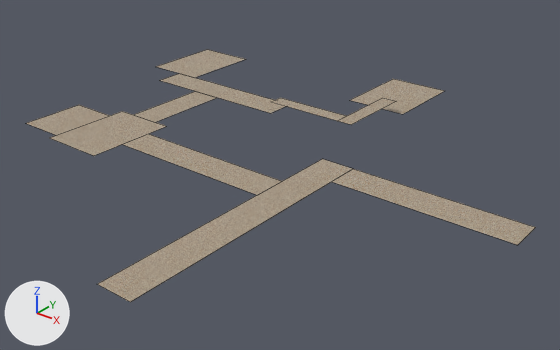
Renders of the FBX model Assets/Level_Design/Models/PrototypeLevels/Level1/Level1Ground.fbx from each side of a commit.
Before and after are seen from a camera (50 mm lens) standing at (-55.6, -81.9, 35.2) and looking at (-104.6, -20.7, -2.7). Lighting does not change. The marker at lower left points along +X, +Y and +Z. Mesh edges are drawn as thin lines. Where no turn or scale is listed for an object, it has been applied to the vertices. Vertices at the same position are counted once.

Before the edit, the objects in view are built like this:
```python
me_plane_032 = bpy.data.meshes.new('Plane.032')
me_plane_032.from_pydata(...)  # 42 vertices, 11 faces; spans x -62.0..0.0, y -27.0..32.0, z 0.0..1.5
me_plane_032.materials.append(mat_level1floormain)  # picture img_tiles110_1k_png_color_png
# before: 4 (-20.0, 0.0, 0.0) at pixel (331, 181), 5 (0.0, 0.0, 0.0) at pixel (517, 245), 6 (-20.0, 4.0, 0.0) at pixel (353, 168), 7 (0.0, 4.0, 0.0) at pixel (535, 227)
ob_level1floor = bpy.data.objects.new('Level1Floor', me_plane_032)
ob_level1floor.location = (-76.0, -23.0, 0.0)
```
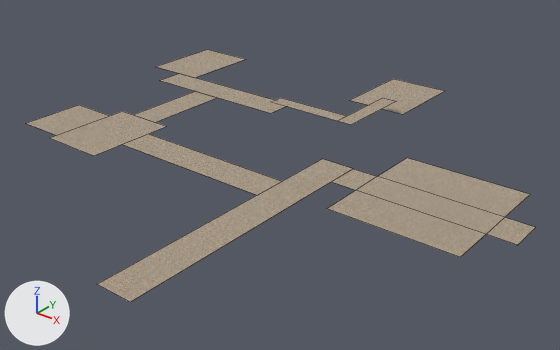
The newer file is also turned or shifted as a whole; pictures and numbers use the older file's frame.

Where the change shows, as pixel boxes (x1, y1, x2, y2) in the pictures (560 x 350 px):
part 1 of me_plane_032, built on: before (332, 169, 536, 245); after (327, 158, 536, 257)

Edits to the bpy script that builds the scene:
```text
Change me_plane_032:
    used by ob_level1floor; location = (-76.0, -23.0, 0.0)
    verts and faces of me_plane_032; kept vertices keep their numbers, new ones are numbered from 42
    remove me_plane_032.from_pydata(...)  # 42 vertices, 11 faces; spans x -62.0..0.0, y -27.0..32.0, z 0.0..1.5
    add me_plane_032.from_pydata(...)  # 50 vertices, 15 faces; spans x -62.0..0.0, y -27.0..32.0, z 0.0..1.5
    me_plane_032 part 1
    add delete_faces([(4, 5, 7, 6)])
    add verts[42] = (-17.0, 4.0, 0.0)  # pixel (377, 176)
    add verts[43] = (-17.0, 0.0, 0.0)  # pixel (355, 190)
    add verts[44] = (-17.0, 10.0, 0.0)  # pixel (406, 157)
    add verts[45] = (-17.0, -5.0, 0.0)  # pixel (326, 208)
    add for new, old in zip([*range(46, 50)], [*range(42, 46)]): verts[new] = verts[old] + (14.0, 0.0, 0.0)
    add faces += [(5, 7, 46, 47), (42, 43, 47, 46), (4, 43, 42, 6), (42, 46, 48, 44), (43, 45, 49, 47)]
```
